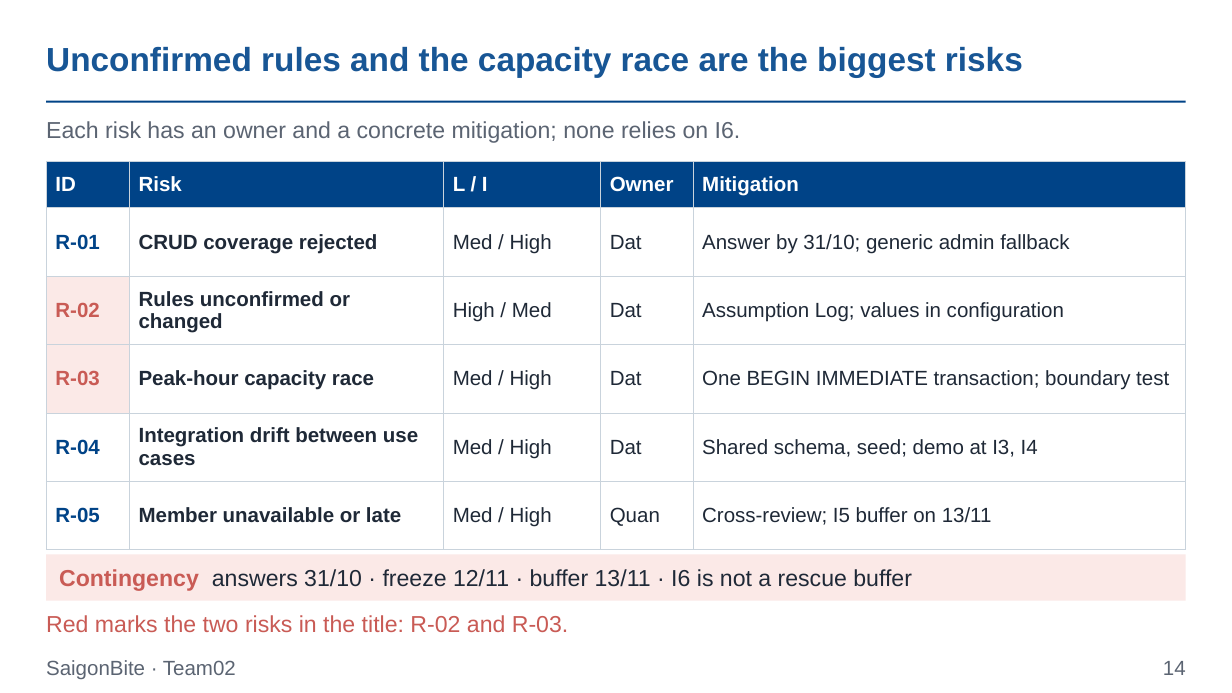
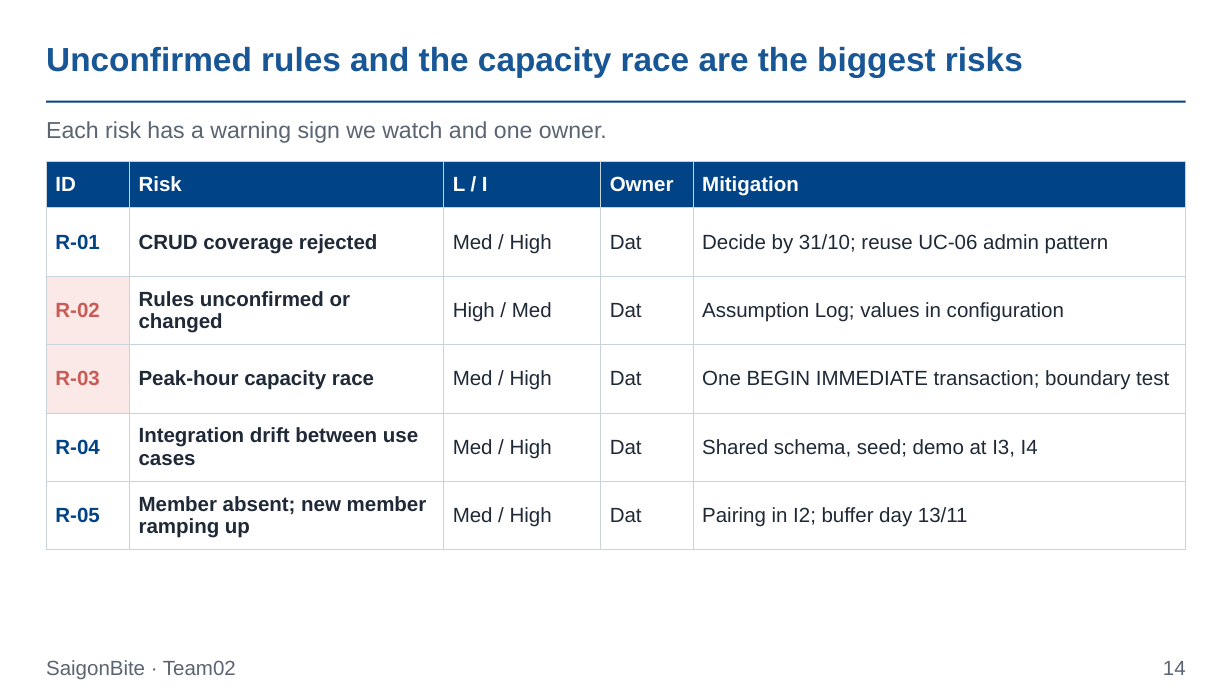
Before and after one commit to Dat071104/SaigonBite, a slide deck: slide 14 of docs/part1/Team02_Proposal_Slides_for_SaigonBite.pptx. Drawn at 1232x693 pixels with LibreOffice and Linux fonts; fonts in the diff are those of the drawing. Boxes give left, top, right and bottom in pixels: in the first picture for what was removed or moved away, otherwise in the second. Text is boxed around its words. In the diff, an @@ line names an element or a change of style, - is before the commit and + after.

```diff
--- a/docs/part1/Team02_Proposal_Slides_for_SaigonBite.pptx
+++ b/docs/part1/Team02_Proposal_Slides_for_SaigonBite.pptx
@@ text at (46, 121, 607, 143): text changed @@
-Each risk has an owner and a concrete mitigation; none relies on I6.
+Each risk has a warning sign we watch and one owner.
@@ table at (46, 162, 1186, 542) @@
-row 2, column 5: Answer by 31/10; generic admin fallback
+row 2, column 5: Decide by 31/10; reuse UC-06 admin pattern
-row 6: R-05 | Member unavailable or late | Med / High | Quan | Cross-review; I5 buffer on 13/11
+row 6: R-05 | Member absent; new member ramping up | Med / High | Dat | Pairing in I2; buffer day 13/11
@@ rectangle removed at (46, 555, 1186, 601) @@
@@ text removed at (59, 569, 912, 591) @@
-Contingency answers 31/10 · freeze 12/11 · buffer 13/11 · I6 is not a rescue buffer
@@ text removed at (46, 615, 568, 632) @@
-Red marks the two risks in the title: R-02 and R-03.
```
Also in this commit, not shown: 11 other slides changed, 1 slide added, 1 slide removed, 9 other files.
